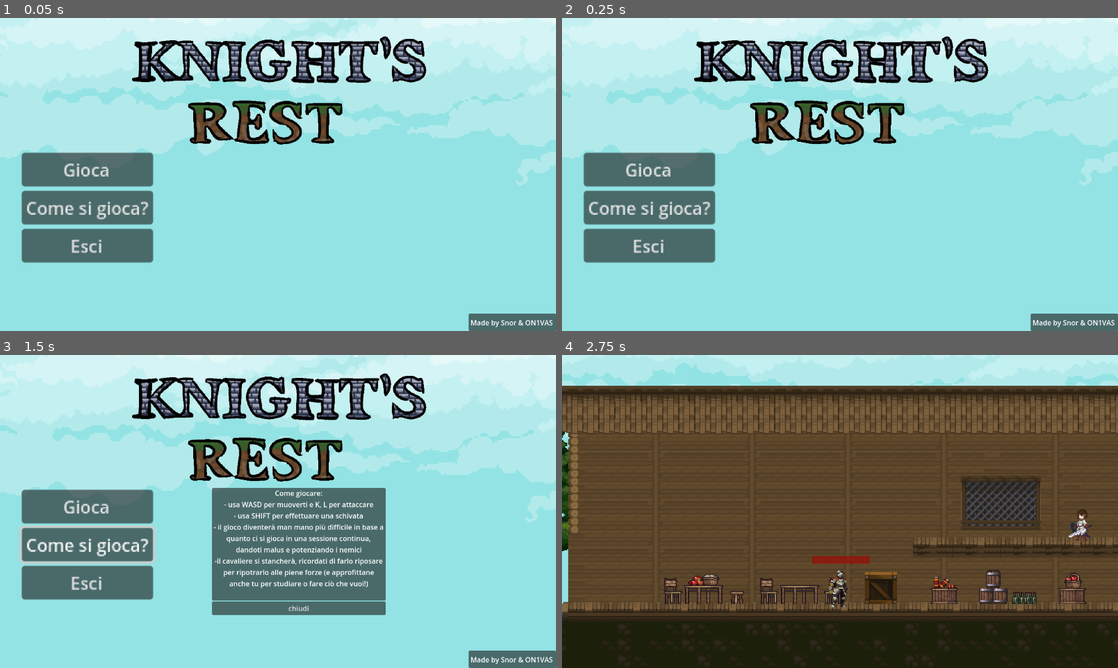
Above: before the commit, frames 1-4 (two rows, left to right).
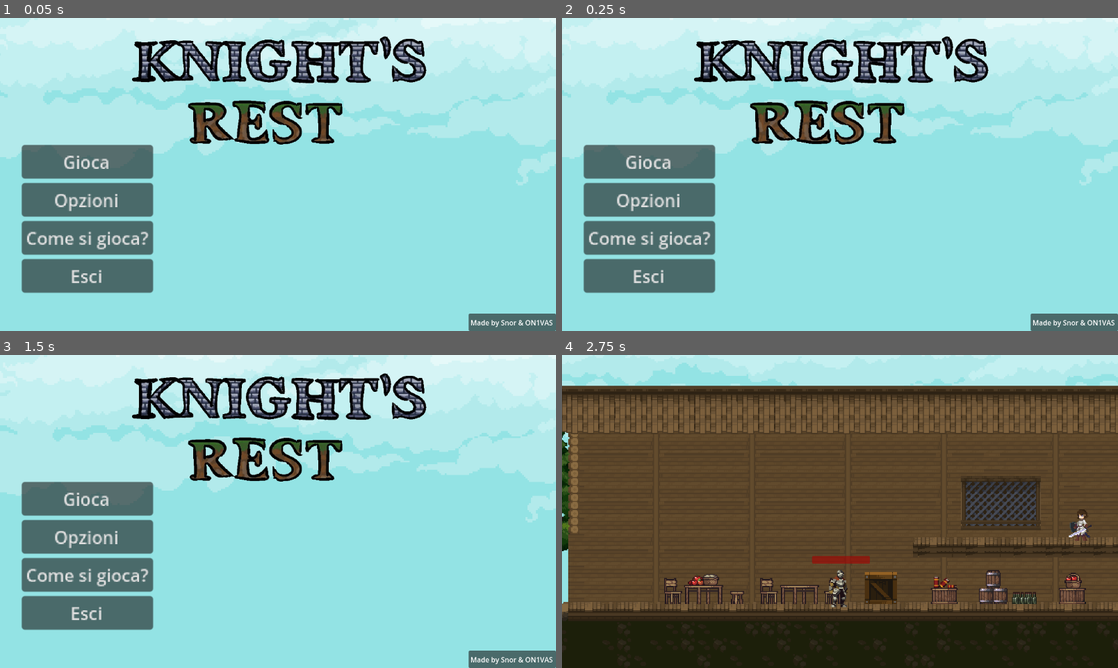
Above: after the commit, the same moments.

Repository: ON1VAS/tesiUni2025
Game: Godot game, scene res://scene/menu.tscn
The game is run twice, just before and just after one commit, with the same random seed, the same clock (stepped at 60 frames per second) and the same inputs.
Inputs (mouse positions are in pixels of both pictures, inside the frame that each line leads up to):
- Up to frame 1 (0.05 s): no input
- Up to frame 2 (0.25 s): no input
- Up to frame 3 (1.5 s): click (88, 536) at 0.5 s, where only the run after the commit has a clickable "Opzioni"; click (44, 652) at 1.25 s, where only the run after the commit has a clickable "Torna indietro"
- Up to frame 4 (2.75 s): click "Gioca" at 2 s

The runs differ from the first frame. In frame 1, 6.4% of the frame differs, in the area x 3-28%, y 40-88%; in frame 2, 6.4%; in frame 3, 19%, in the area x 3-70%, y 40-88%; in frame 4, nothing differs.

Commit message:
aggiunte opzioni di manomissione dell'audio

Diff:
--- /dev/null
+++ b/default_bus_layout.tres
@@ -0,0 +1,15 @@
+[gd_resource type="AudioBusLayout" format=3 uid="uid://cnvv3l4oh54kg"]
+
+[resource]
+bus/1/name = &"Musica"
+bus/1/solo = false
+bus/1/mute = false
+bus/1/bypass_fx = false
+bus/1/volume_db = 0.0
+bus/1/send = &"Master"
+bus/2/name = &"SFX"
+bus/2/solo = false
+bus/2/mute = false
+bus/2/bypass_fx = false
+bus/2/volume_db = 0.0
+bus/2/send = &"Master"
--- a/project.godot
+++ b/project.godot
@@ -20,6 +20,7 @@
 GlobalStats="*res://global_stats.gd"
 TransitionScreen="*res://scene/transition_screen.tscn"
 DebuffManager="*res://DebuffManager.gd"
+Persist="*res://script/Persist.gd"
 
 [display]
 
--- a/scene/hub_map.tscn
+++ b/scene/hub_map.tscn
@@ -22,8 +22,9 @@
 [ext_resource type="Texture2D" uid="uid://bduvmnm78apim" path="res://testures/gh-platform/Decor.png" id="11_r3iyh"]
 [ext_resource type="PackedScene" uid="uid://bdkp8v3e5bii4" path="res://scene/npc_joanna.tscn" id="18_r3iyh"]
 [ext_resource type="PackedScene" uid="uid://bsfslsux5w0mh" path="res://scene/npc_eleonore.tscn" id="19_i0hfc"]
+[ext_resource type="AudioStream" uid="uid://7eg4rcbibp17" path="res://music/hubMapmusic.mp3" id="22_t2rro"]
 [ext_resource type="PackedScene" uid="uid://c3px6ndac26ab" path="res://scene/tempo_rimanente.tscn" id="23_v33p7"]
-[ext_resource type="PackedScene" uid="uid://b037wyg1la5ql" path="res://scene/log_viewer.tscn" id="24_4hjmu"]
+[ext_resource type="PackedScene" path="res://scene/log_viewer.tscn" id="24_4hjmu"]
 
 [sub_resource type="TileSetAtlasSource" id="TileSetAtlasSource_t2rro"]
 texture = ExtResource("3_r3iyh")
@@ -6335,6 +6336,11 @@
 limit_bottom = 550
 limit_smoothed = true
 
+[node name="AudioStreamPlayer2D" type="AudioStreamPlayer2D" parent="protagonista"]
+stream = ExtResource("22_t2rro")
+autoplay = true
+bus = &"Musica"
+
 [node name="StaticBody2D" type="StaticBody2D" parent="."]
 collision_layer = 129
 collision_mask = 129
--- a/scene/menu.tscn
+++ b/scene/menu.tscn
@@ -1,8 +1,11 @@
-[gd_scene load_steps=4 format=3 uid="uid://df8q1ogk5l4od"]
+[gd_scene load_steps=6 format=3 uid="uid://df8q1ogk5l4od"]
 
 [ext_resource type="Script" uid="uid://ft8x2k6sl5wf" path="res://script/menu.gd" id="1_e5g8k"]
 [ext_resource type="Texture2D" uid="uid://u6ku7qe6odsc" path="res://testures/Legacy-Fantasy - High Forest 2.3/Background/Background.png" id="2_8hxod"]
 [ext_resource type="Texture2D" uid="uid://irnknxe7uji1" path="res://logo/knightsRest-removebg-preview.png" id="3_bo06a"]
+[ext_resource type="Script" uid="uid://kj18erji1igc" path="res://script/audio.gd" id="4_15se8"]
+
+[sub_resource type="SystemFont" id="SystemFont_xs5te"]
 
 [node name="Menu" type="Control"]
 texture_filter = 1
@@ -38,6 +41,11 @@
 layout_mode = 2
 size_flags_vertical = 4
 text = "Gioca"
+
+[node name="Opzioni" type="Button" parent="MarginContainer/VBoxContainer"]
+layout_mode = 2
+size_flags_vertical = 4
+text = "Opzioni"
 
 [node name="howtoplay" type="Button" parent="MarginContainer/VBoxContainer"]
 layout_mode = 2
@@ -124,7 +132,126 @@
 grow_vertical = 2
 text = " Made by Snor & ON1VAS"
 
+[node name="AudioStreamPlayer2D" type="AudioStreamPlayer2D" parent="."]
+bus = &"Musica"
+
+[node name="UI" type="CanvasLayer" parent="."]
+
+[node name="Button" type="Button" parent="UI"]
+anchors_preset = 2
+anchor_top = 1.0
+anchor_bottom = 1.0
+offset_left = 40.0
+offset_top = -49.0
+offset_right = 159.0
+offset_bottom = -18.0
+grow_vertical = 0
+size_flags_horizontal = 0
+size_flags_vertical = 8
+text = "Torna indietro"
+
+[node name="VBoxContainer" type="VBoxContainer" parent="UI"]
+offset_left = 15.0
+offset_top = 13.0
+offset_right = 1143.0
+offset_bottom = 633.0
+theme_override_constants/separation = -75
+
+[node name="Label" type="Label" parent="UI/VBoxContainer"]
+layout_mode = 2
+theme_override_colors/font_shadow_color = Color(0, 0, 0, 1)
+theme_override_fonts/font = SubResource("SystemFont_xs5te")
+theme_override_font_sizes/font_size = 32
+text = "OPZIONI"
+horizontal_alignment = 1
+
+[node name="Settings" type="TabContainer" parent="UI"]
+unique_name_in_owner = true
+anchors_preset = -1
+anchor_left = 0.196875
+anchor_top = 0.248611
+anchor_right = 0.964844
+anchor_bottom = 1.0625
+offset_left = 213.0
+offset_top = 117.0
+offset_right = -235.0
+offset_bottom = -139.0
+grow_horizontal = 2
+grow_vertical = 2
+size_flags_horizontal = 4
+size_flags_vertical = 4
+theme_override_constants/side_margin = 26
+current_tab = 0
+metadata/_edit_use_anchors_ = true
+
+[node name="Audio" type="TabBar" parent="UI/Settings"]
+layout_mode = 2
+script = ExtResource("4_15se8")
+metadata/_tab_index = 0
+
+[node name="HBoxContainer" type="HBoxContainer" parent="UI/Settings/Audio"]
+layout_mode = 1
+anchors_preset = 8
+anchor_left = 0.5
+anchor_top = 0.5
+anchor_right = 0.5
+anchor_bottom = 0.5
+offset_left = -129.0
+offset_top = -38.5
+offset_right = 137.0
+offset_bottom = 38.5
+grow_horizontal = 2
+grow_vertical = 2
+
+[node name="VBoxContainer" type="VBoxContainer" parent="UI/Settings/Audio/HBoxContainer"]
+custom_minimum_size = Vector2(150, 0)
+layout_mode = 2
+theme_override_constants/separation = 23
+
+[node name="Master" type="Label" parent="UI/Settings/Audio/HBoxContainer/VBoxContainer"]
+layout_mode = 2
+text = "Master"
+
+[node name="Music" type="Label" parent="UI/Settings/Audio/HBoxContainer/VBoxContainer"]
+layout_mode = 2
+text = "Musica"
+
+[node name="SFX" type="Label" parent="UI/Settings/Audio/HBoxContainer/VBoxContainer"]
+layout_mode = 2
+text = "SFX"
+
+[node name="VBoxContainer2" type="VBoxContainer" parent="UI/Settings/Audio/HBoxContainer"]
+custom_minimum_size = Vector2(100, 0)
+layout_mode = 2
+theme_override_constants/separation = 30
+
+[node name="Master" type="HSlider" parent="UI/Settings/Audio/HBoxContainer/VBoxContainer2"]
+unique_name_in_owner = true
+layout_mode = 2
+size_flags_vertical = 6
+max_value = 1.0
+step = 0.05
+
+[node name="Music" type="HSlider" parent="UI/Settings/Audio/HBoxContainer/VBoxContainer2"]
+unique_name_in_owner = true
+layout_mode = 2
+size_flags_vertical = 6
+max_value = 1.0
+step = 0.05
+
+[node name="SFX" type="HSlider" parent="UI/Settings/Audio/HBoxContainer/VBoxContainer2"]
+unique_name_in_owner = true
+layout_mode = 2
+size_flags_vertical = 6
+max_value = 1.0
+step = 0.05
+
 [connection signal="pressed" from="MarginContainer/VBoxContainer/Gioca" to="." method="_on_gioca_pressed"]
+[connection signal="pressed" from="MarginContainer/VBoxContainer/Opzioni" to="." method="_on_opzioni_pressed"]
 [connection signal="pressed" from="MarginContainer/VBoxContainer/howtoplay" to="." method="_on_howtoplay_pressed"]
 [connection signal="pressed" from="MarginContainer/VBoxContainer/Esci" to="." method="_on_esci_pressed"]
 [connection signal="pressed" from="howtoplaypanel/VBoxContainer/chiudi" to="." method="_on_chiudi_pressed"]
+[connection signal="pressed" from="UI/Button" to="." method="_on_opzioni_closed_pressed"]
+[connection signal="value_changed" from="UI/Settings/Audio/HBoxContainer/VBoxContainer2/Master" to="UI/Settings/Audio" method="_on_master_value_changed"]
+[connection signal="value_changed" from="UI/Settings/Audio/HBoxContainer/VBoxContainer2/Music" to="UI/Settings/Audio" method="_on_music_value_changed"]
+[connection signal="value_changed" from="UI/Settings/Audio/HBoxContainer/VBoxContainer2/SFX" to="UI/Settings/Audio" method="_on_sfx_value_changed"]
--- /dev/null
+++ b/script/Persist.gd
@@ -0,0 +1,24 @@
+extends Node
+
+const PATH = "user://settings.cfg"
+var config = ConfigFile.new()
+
+# Called when the node enters the scene tree for the first time.
+func _ready():
+	for action in InputMap.get_actions():
+		if InputMap.action_get_events(action).size() != 0:
+			config.set_value("Controls",action,InputMap.action_get_events(action)[0])
+
+
+	for i in range(3):
+		config.set_value("Audio", str(i), 0.0)
+
+	load_data()
+
+func save_data():
+	config.save(PATH)
+
+func load_data():
+	if config.load("user://settings.cfg") != OK:
+		save_data()
+		return
--- /dev/null
+++ b/script/audio.gd
@@ -0,0 +1,27 @@
+extends TabBar
+
+func _ready():
+	%Master.value = Persist.config.get_value("Audio", '0')
+	AudioServer.set_bus_volume_db(0, linear_to_db(%Master.value))
+
+	%Music.value = Persist.config.get_value("Audio", '1')
+	AudioServer.set_bus_volume_db(1, linear_to_db(%Music.value))
+
+	%SFX.value = Persist.config.get_value("Audio", '2')
+	AudioServer.set_bus_volume_db(2, linear_to_db(%SFX.value))
+
+func _on_master_value_changed(value):
+	set_volume(0, value)
+
+
+func _on_music_value_changed(value):
+	set_volume(1, value)
+
+
+func _on_sfx_value_changed(value):
+	set_volume(2, value)
+
+func set_volume(idx, value):
+	AudioServer.set_bus_volume_db(idx, linear_to_db(value))
+	Persist.config.set_value("Audio",str(idx),value)
+	Persist.save_data()
--- a/script/menu.gd
+++ b/script/menu.gd
@@ -2,9 +2,11 @@
 
 @onready var vbox = $MarginContainer/VBoxContainer
 @onready var panel = $howtoplaypanel
+@onready var audio_settings_panel = $UI
 func _ready():
 	vbox.scale = Vector2(2,2)
 	panel.visible = false
+	audio_settings_panel.visible = false
 
 func _on_gioca_pressed() -> void:
 	TransitionScreen.transition()
@@ -23,3 +25,11 @@
 
 func _on_chiudi_pressed() -> void:
 	panel.visible = false
+
+
+func _on_opzioni_pressed() -> void:
+	audio_settings_panel.visible = true
+
+
+func _on_opzioni_closed_pressed() -> void:
+	audio_settings_panel.visible = false
Not shown, added: music/hubMapmusic.mp3.import
Not shown: 1 places in scene/hub_map.tscn that only renumber resources
Not shown, added: script/Persist.gd.uid
Not shown, added: script/boss.gd.uid
Binary file added: testures/Undead executioner puppet/png/idle2.png
Not shown, added: music/hubMapmusic.mp3
